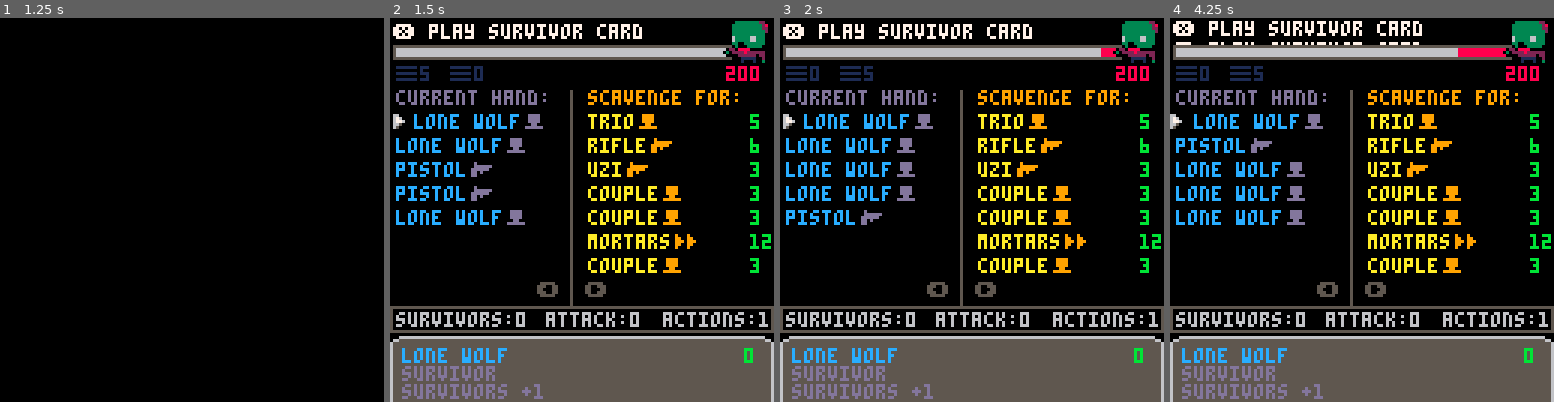
Above: before the commit, frames 1-4 (left to right).
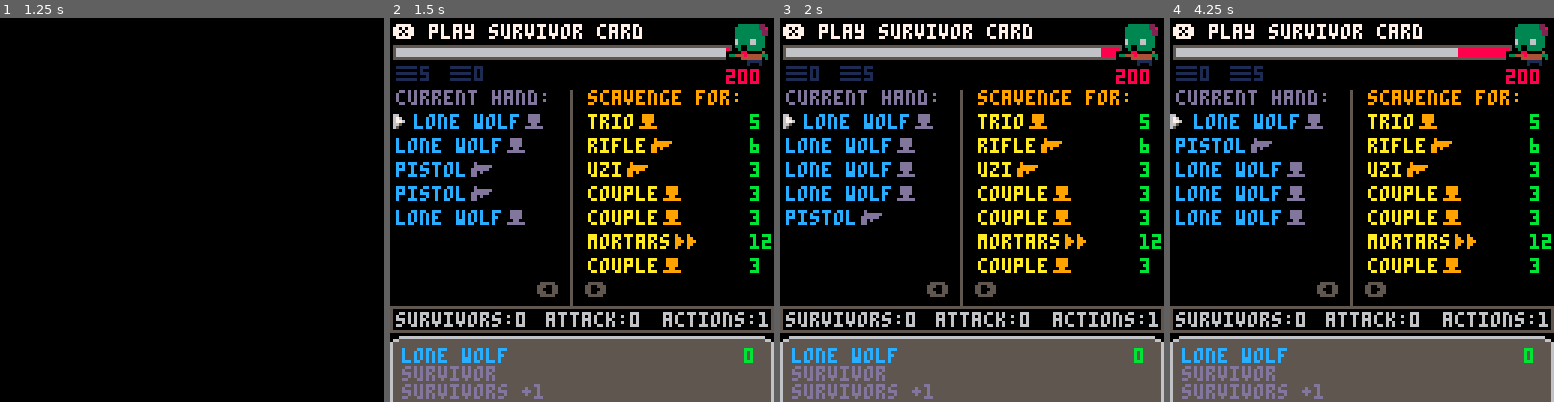
Above: after the commit, the same moments.

Repository: jeff-adams/pico8
Game: PICO-8 cartridge dev/zombie.p8
The game is run twice, just before and just after one commit, with the same random seed, the same clock (stepped at 60 frames per second) and the same inputs.
Inputs:
- Up to frame 1 (1.25 s): tap X (X key) at 0.33, 1.07 s; tap O (Z key) at 0.7 s
- Up to frame 2 (1.5 s): no input
- Up to frame 3 (2 s): hold Right from 1.6 s (still down); tap O (Z key) at 1.7 s; tap X (X key) at 1.85 s
- Up to frame 4 (4.25 s): release Right at 2.1 s; tap O (Z key) every 0.4 s from 2.1 to 4.1 s; hold Up 2.15-2.42 s; hold Right 2.47-3.03 s; tap X (X key) at 2.97, 4.08 s; hold Left 3.08-3.58 s; hold Down 3.63-3.97 s; hold Right from 4.02 s (still down)

Frame 1 is identical in both runs. In frame 2, 0.7% of the frame differs, in the area x 86-99%, y 0-18%; in frame 3, 0.7%; in frame 4, 2.0%, in the area x 0-99%, y 0-18%.

Commit message:
Fix message animation function

Diff:
--- a/dev/zombie.p8
+++ b/dev/zombie.p8
@@ -15,7 +15,7 @@
 --splash page pixel art
 
 --◆fixes
---fix message change animation
+--turn counter
 --balance cards
 
 --◆extras
@@ -422,7 +422,6 @@
 end
 
 function discard_card()
-	discarding=time()+1
 	add(discard,current.card)
 	del(hand,hand[current.sel])
 	current.card=current.cards[1]
@@ -468,7 +467,7 @@
 function scavenge_card(_card)
 	if surv >= _card.cost then
 		surv-=_card.cost
-		discarding=time()+1
+		discarding=time()+.5
 		add(discard,_card)
 		del(scavenge,_card)
 		refresh_scavenge()
@@ -536,7 +535,7 @@
 	elseif current.card.cost>surv then
 		messages={"+survivors to scavenge card"}
 	end
-	if turning>=0 then
+	if turning>=600 then
 		add(messages,"🅾️ attack horde and end turn")
 	end
 end
@@ -699,6 +698,9 @@
 end
 
 function draw_outlines()
+	--screen top background
+--	rectfill(0,0,127,22,5)
+--	rectfill(0,14,36,22,0)
 	--hand/scavenge divider to box
 	line(60,24,60,96,5)
 	rect(0,96,127,104,5)
@@ -776,10 +778,10 @@
 	rectfill(2,10,112/20*turns,12,6)
 	--draw horde count
 	--rectfill(110,13,124,22,5)
-	print(horde,112,16,8)
+	printo(horde,112,17,8,0)
 	--draw zombie
 	palt(15)
-	spr(6,111,0,2,2)
+	spr(6,111,1,2,2)
 	palt()
 end
 
@@ -804,17 +806,22 @@
 function draw_message()
 	if messages!=nil and is_player_turn then
 		messaging+=1
-		local _lastmess=messi
-		if messaging>45 then
+		local _nextmess=messages[messi]
+		--alternate messages
+		if messaging>60 then
 			messi+=1
 			messi=(messi-1)%#messages+1
+			lastmess=_nextmess
+			_nextmess=messages[messi]
 			messaging=0
-		end
-		if #messages>1 then
+			animessage=0
+		end
+		if #messages>1 and animessage<3*30 then
 			--animate message change
-			animate_messages(messages[_lastmess],messages[messi])
+			animate_messages(_nextmess)
 		else
-			print(messages[messi],1,2,7)
+			--only one message
+			print(_nextmess,1,2,7)
 		end
 	end
 end
@@ -940,35 +947,32 @@
 -->8
 --animations
 
-function animate_messages(_pmess,_nmess)
-	if animessage<(12*30) then
-		animessage+=1
-		clip(0,1,120,8)
-		local _y=flr(animessage/30)
-		print(_pmess,1,2-_y,7)
-		print(_nmess,1,2-_y+7,7)
-		clip()
-	else
-		animessage=0
-	end
+function animate_messages(_nmess)
+	clip(0,0,120,8)
+	local _y=animessage/3
+	local _lmess=lastmess and lastmess or " "
+	print(_lmess,1,2-_y,7)
+	print(_nmess,1,max(2,2-_y+7),7)
+	clip()
+	animessage+=1
 end
 __gfx__
-000000000008880000088800000000000000000000000000ffff00000000ffff0000000000000000000000000000000000000000000000000000000000000000
-000000000008880000088800000000000000000000000000fff03333333322ff0000000000000000000000000000000000000000000000000000000000000000
-00700700000088000000880000ffff0000f000000f000f00ff0333333333328f0000000000000000000000000000000000000000000000000000000000000000
-00077000888888008888880000ffff0000ffffff0ff00ff0ff0333333333322f0000000000000000000000000000000000000000000000000000000000000000
-00077000000088000000880000ffff000ffffff00fff0fffff0333333333332f0000000000000000000000000000000000000000000000000000000000000000
-007007000000880000008800000ff0000ff0f0000ff00ff0ff0333333333330f0000000000000000000000000000000000000000000000000000000000000000
-0000000000008080000080800ffffff00ff000000f000f00ff0633333663330f0000000000000000000000000000000000000000000000000000000000000000
-000000000008800800088008000000000000000000000000ff0633333663330f0000000000000000000000000000000000000000000000000000000000000000
-000666666666600000000000000000000000000000000000ff0330033333330f0000000000000000000000000000000000000000000000000000000000000000
-066555555555566000000000000000000000000000000000fff03000333330ff0000000000000000000000000000000000000000000000000000000000000000
-655555555555555600000000000000000000000000000000f0220888800000ff0000000000000000000000000000000000000000000000000000000000000000
-65555555555555560000000000000000000000000000000003022228222222ff0000000000000000000000000000000000000000000000000000000000000000
-655555555555555600000000000000000000000000000000f0000222222022ff0000000000000000000000000000000000000000000000000000000000000000
-655555555555555600000000000000000000000000000000fffff011111002ff0000000000000000000000000000000000000000000000000000000000000000
-655555555555555600000000000000000000000000000000fffff010f01003ff0000000000000000000000000000000000000000000000000000000000000000
-655555555555555600000000000000000000000000000000ffffff00ff00f0ff0000000000000000000000000000000000000000000000000000000000000000
+000000000008880000088800000000000000000000000000fffff0000000ffff0000000000000000000000000000000000000000000000000000000000000000
+000000000008880000088800000000000000000000000000ffff0333333322ff0000000000000000000000000000000000000000000000000000000000000000
+00700700000088000000880000ffff0000f000000f000f00fff033333333228f0000000000000000000000000000000000000000000000000000000000000000
+00077000888888008888880000ffff0000ffffff0ff00ff0fff033333333322f0000000000000000000000000000000000000000000000000000000000000000
+00077000000088000000880000ffff000ffffff00fff0ffffff033333333322f0000000000000000000000000000000000000000000000000000000000000000
+007007000000880000008800000ff0000ff0f0000ff00ff0fff033333333330f0000000000000000000000000000000000000000000000000000000000000000
+0000000000008080000080800ffffff00ff000000f000f00fff063333663330f0000000000000000000000000000000000000000000000000000000000000000
+000000000008800800088008000000000000000000000000fff063333663330f0000000000000000000000000000000000000000000000000000000000000000
+000666666666600000000000000000000000000000000000fff033003333330f0000000000000000000000000000000000000000000000000000000000000000
+066555555555566000000000000000000000000000000000ffff0300333330ff0000000000000000000000000000000000000000000000000000000000000000
+655555555555555600000000000000000000000000000000f00000880000040f0000000000000000000000000000000000000000000000000000000000000000
+655555555555555600000000000000000000000000000000f0334448444443300000000000000000000000000000000000000000000000000000000000000000
+655555555555555600000000000000000000000000000000f0000044444440300000000000000000000000000000000000000000000000000000000000000000
+655555555555555600000000000000000000000000000000fffffff0111110000000000000000000000000000000000000000000000000000000000000000000
+655555555555555600000000000000000000000000000000fffffff010f010ff0000000000000000000000000000000000000000000000000000000000000000
+655555555555555600000000000000000000000000000000ffffffff00ff00ff0000000000000000000000000000000000000000000000000000000000000000
 00000000000000000000000000066600000000000000000000000000000000000000000000000000000000000000000000000000000000000000000000000000
 00000000000000000000000006600000000000000000000000000000000000000000000000000000000000000000000000000000000000000000000000000000
 66000000066000006666666066666600000000000000000000000000000000000000000000000000000000000000000000000000000000000000000000000000
